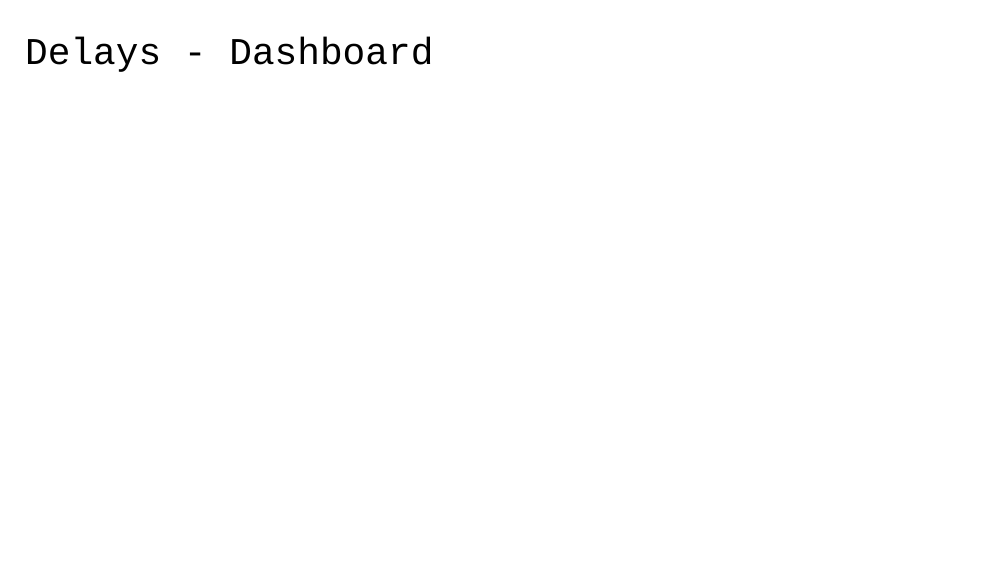
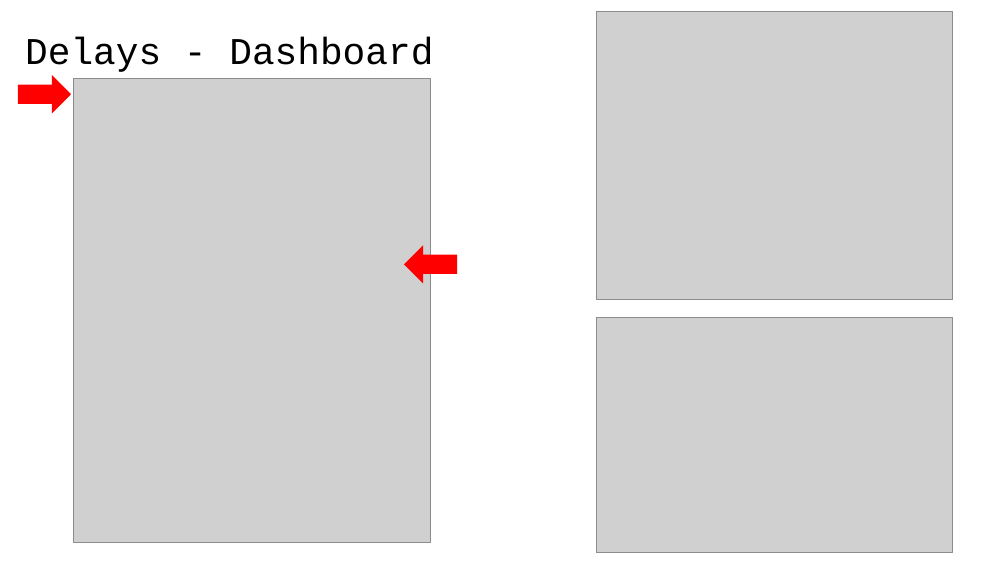
Before and after one commit to 40tude/02_Data-Science_Fullstack_march_2024, a slide deck: slide 5 of 08_deployment/99_Project_getaround/01_getaround_project.pptx. Drawn at 1008x567 pixels with LibreOffice and Linux fonts; fonts in the diff are those of the drawing; grey boxes stand for pictures. Boxes give left, top, right and bottom in pixels: in the first picture for what was removed or moved away, otherwise in the second. Text is boxed around its words. In the diff, an @@ line names an element or a change of style, - is before the commit and + after.

```diff
--- a/08_deployment/99_Project_getaround/01_getaround_project.pptx
+++ b/08_deployment/99_Project_getaround/01_getaround_project.pptx
@@ picture added at (597,11,953,299) @@
@@ up arrow added at (18,74,71,113), fill #FF0000 @@
@@ picture added at (73,79,431,543) @@
@@ up arrow added at (404,245,457,283), fill #FF0000 @@
@@ picture added at (597,318,953,554) @@
```
Also in this commit, not shown: 3 other slides changed.
